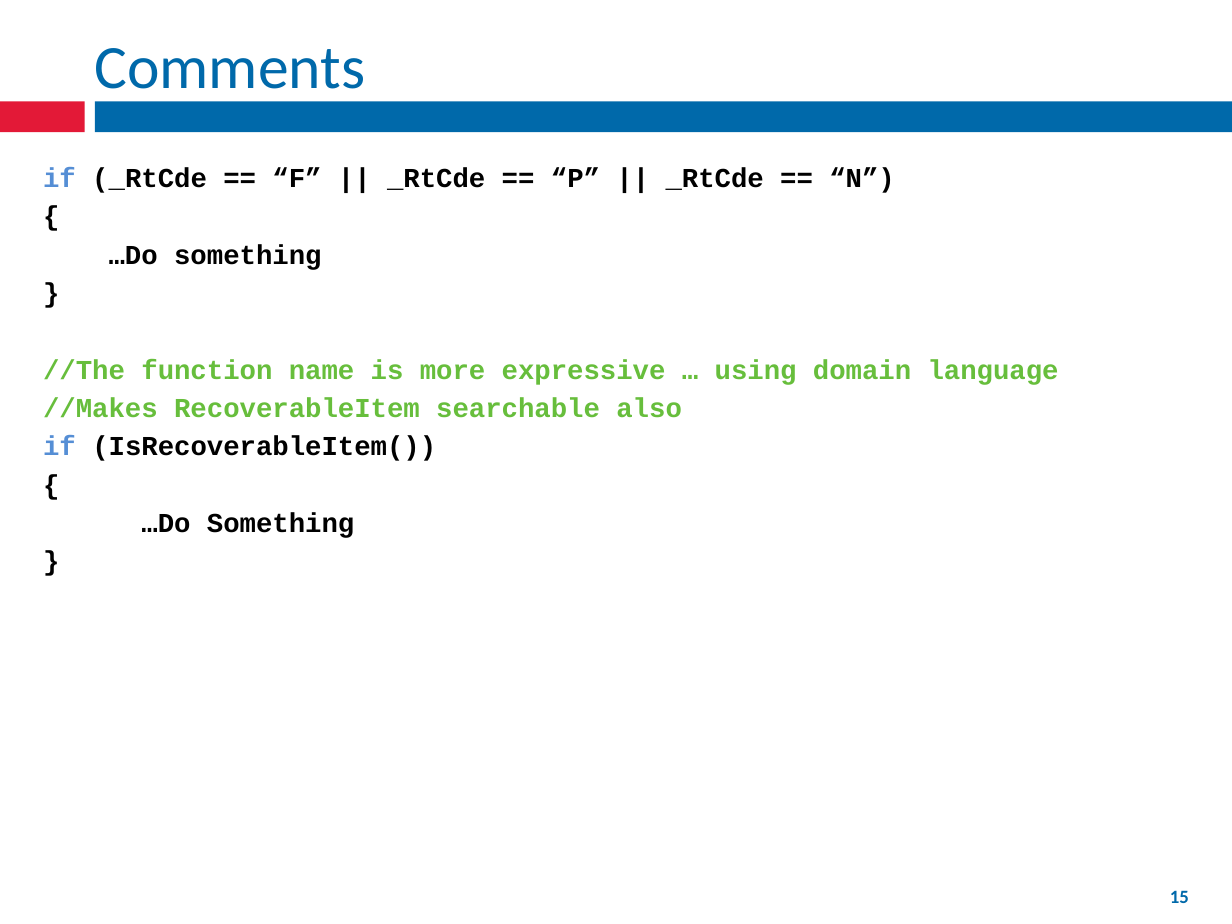
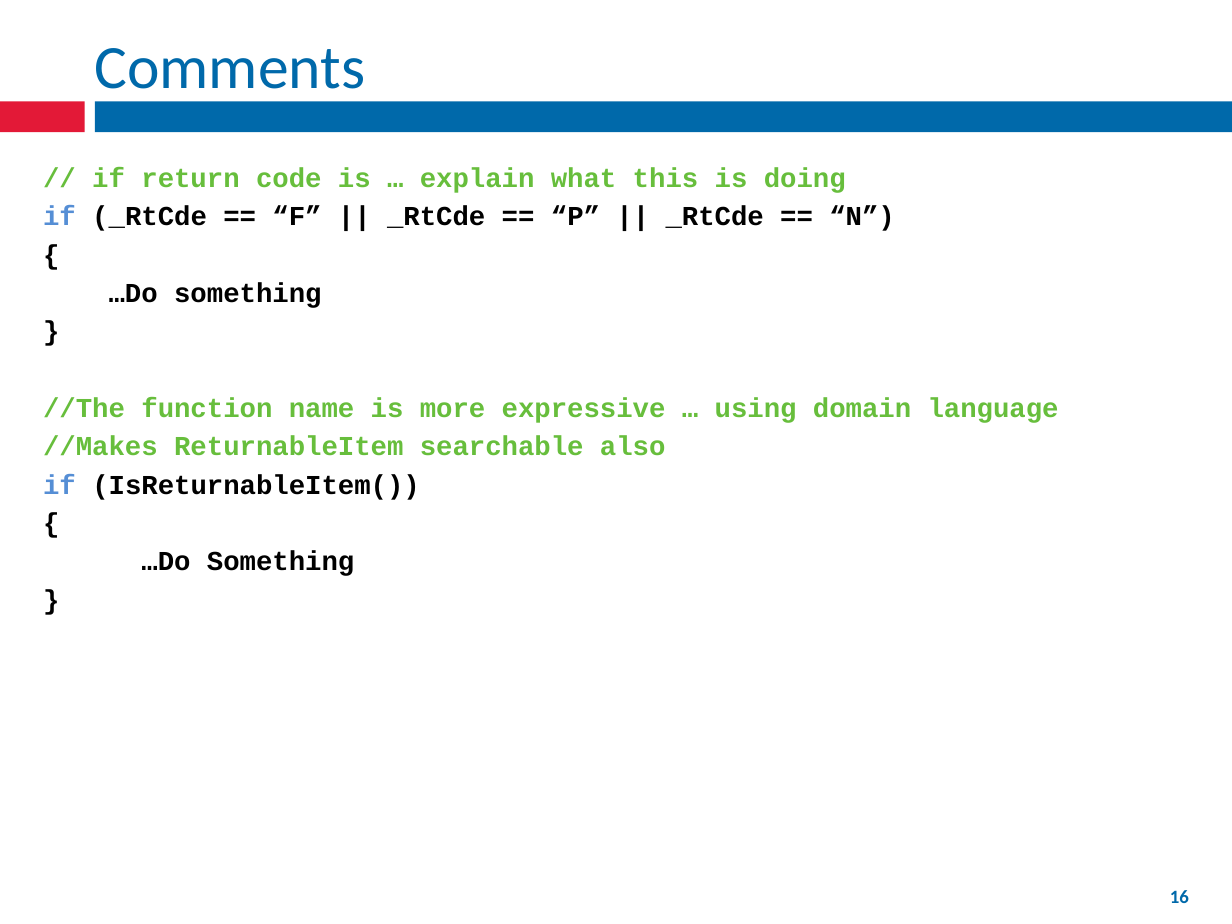
Before and after one commit to fernandozamoraj/Clean-Code-Presentation, a slide deck: slide 16 of Short Presentation/Clean Code.pptx (slide 15 before the commit). Drawn at 1232x924 pixels with LibreOffice and Linux fonts; fonts in the diff are those of the drawing. Boxes give left, top, right and bottom in pixels: in the first picture for what was removed or moved away, otherwise in the second. Text is boxed around its words. In the diff, an @@ line names an element or a change of style, - is before the commit and + after.

```diff
--- a/Short Presentation/Clean Code.pptx
+++ b/Short Presentation/Clean Code.pptx
@@ text at box(92, 168, 846, 193): paragraph added @@
+// if return code is … explain what this is doing
@@ text at box(43, 436, 666, 500): text changed @@
-//Makes RecoverableItem searchable also
-if (IsRecoverableItem())
+//Makes ReturnableItem searchable also
+if (IsReturnableItem())
@@ page number at box(1170, 890, 1189, 903): text changed @@
-15
+16
```
Also in this commit, not shown: 7 other slides changed, 2 slides added, 1 slide removed.
